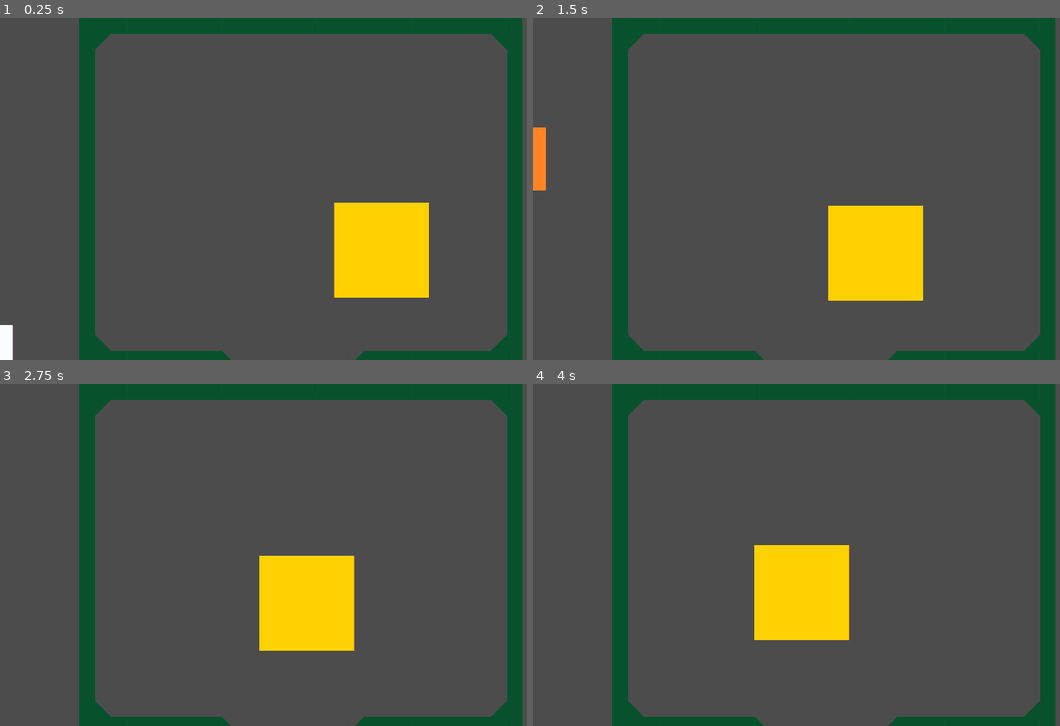
Above: before the commit, frames 1-4 (two rows, left to right).
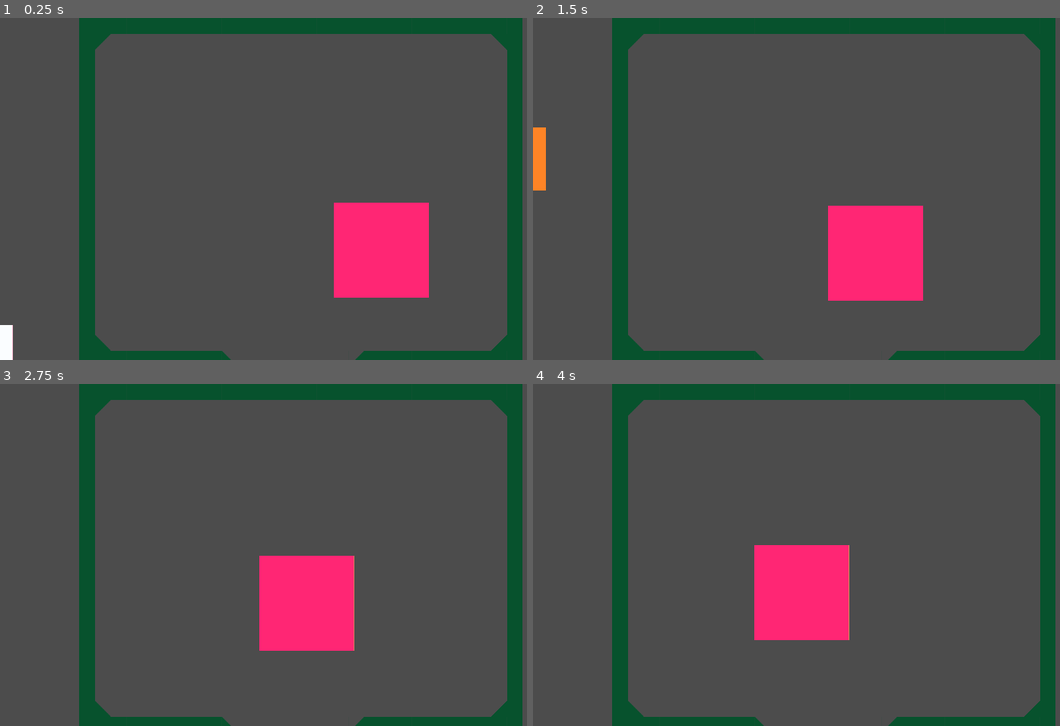
Above: after the commit, the same moments.

Repository: bl-rd/solitude
Game: Godot game, scene res://Src/Levels/Battle1.tscn
Two runs of this game, one before a commit and one after it. Both use one fixed random seed, a clock stepped at 60 frames per second and the inputs below. This scene is started directly instead of the project's main scene.
Inputs:
- Up to frame 1 (0.25 s): no input
- Up to frame 2 (1.5 s): hold Up (move_up) from 0.53 s (still down); tap A (move_dodge) at 0.6, 1.35 s
- Up to frame 3 (2.75 s): release Up (move_up) at 2.03 s; hold Left (move_left) from 2.03 s (still down); tap A (move_dodge) at 2.1 s
- Up to frame 4 (4 s): tap A (move_dodge) at 2.85, 3.6 s; release Left (move_left) at 3.53 s; hold Down (move_down) from 3.53 s (still down)

The runs differ from the first frame. In frame 1, 5.0% of the frame differs, in the area x 63-82%, y 54-82%; in frame 2, 5.0%; in frame 3, 5.0%; in frame 4, 5.0%.

Commit message:
Add some death infliction from the first boss

Diff:
--- a/Src/BossOne.gd
+++ b/Src/BossOne.gd
@@ -6,10 +6,15 @@
 
 var velocity: = Vector2()
 
+var player_in_danger_zone: = false
+
+signal hit
+
 var state = STATE.IDLE
 enum STATE {
 	IDLE,
-	WALKING
+	WALKING,
+	ZAPPING
 }
 
 
@@ -24,14 +29,48 @@
 func _handle_state():
 	match state:
 		STATE.IDLE:
-			pass
+			$AnimatedSprite.play("idle")
 		STATE.WALKING:
+			$AnimatedSprite.play("walk")
 			if target == Vector2.ZERO:
 				return
 			velocity = position.direction_to(target) * speed
-			if position.distance_to(target) > chase_distance:
-				velocity = move_and_slide(velocity)
+			velocity = move_and_slide(velocity)
+		STATE.ZAPPING:
+			$AnimatedSprite.play("zap")
+			if $ZapTimer.is_stopped():
+				print("Annnnnd...")
+				$ZapTimer.start()
+
+
+func is_in_chase_distance() -> bool:
+	return position.distance_to(target) > chase_distance
 
 
 func _switch_state(new_state: int) -> void:
 	state = new_state if new_state != state else state
+
+
+# Player is in the danger zone!
+func _on_DangerZone_body_entered(body: Node) -> void:
+	if body.name != "Player":
+		return
+	player_in_danger_zone = true
+	_switch_state(STATE.ZAPPING)
+
+
+# Player has left the danger zone!
+func _on_DangerZone_body_exited(body: Node) -> void:
+	if body.name != "Player":
+		return
+	player_in_danger_zone = false
+
+
+# Zap the player if they are still in the danger zone
+func _on_ZapTimer_timeout() -> void:
+	if player_in_danger_zone:
+		emit_signal("hit")
+		_switch_state(STATE.IDLE)
+	else:
+		_switch_state(STATE.WALKING)
+	$ZapTimer.stop()
--- a/Src/BossOne.tscn
+++ b/Src/BossOne.tscn
@@ -18,6 +18,11 @@
 atlas = ExtResource( 1 )
 region = Rect2( 150, 0, 150, 150 )
 
+[sub_resource type="AtlasTexture" id=7]
+flags = 4
+atlas = ExtResource( 1 )
+region = Rect2( 300, 0, 150, 150 )
+
 [sub_resource type="SpriteFrames" id=5]
 animations = [ {
 "frames": [ SubResource( 2 ) ],
@@ -34,10 +39,18 @@
 "loop": true,
 "name": "hit",
 "speed": 5.0
+}, {
+"frames": [ SubResource( 7 ) ],
+"loop": true,
+"name": "zap",
+"speed": 5.0
 } ]
 
 [sub_resource type="RectangleShape2D" id=1]
 extents = Vector2( 74.4296, 73.9119 )
+
+[sub_resource type="RectangleShape2D" id=6]
+extents = Vector2( 113.673, 105.426 )
 
 [node name="BossOne" type="KinematicBody2D"]
 position = Vector2( 0, -152.45 )
@@ -49,7 +62,19 @@
 
 [node name="AnimatedSprite" type="AnimatedSprite" parent="."]
 frames = SubResource( 5 )
-animation = "idle"
+animation = "zap"
 
 [node name="CollisionShape2D" type="CollisionShape2D" parent="."]
 shape = SubResource( 1 )
+
+[node name="DangerZone" type="Area2D" parent="."]
+
+[node name="CollisionShape2D" type="CollisionShape2D" parent="DangerZone"]
+shape = SubResource( 6 )
+
+[node name="ZapTimer" type="Timer" parent="."]
+wait_time = 0.6
+one_shot = true
+[connection signal="body_entered" from="DangerZone" to="." method="_on_DangerZone_body_entered"]
+[connection signal="body_exited" from="DangerZone" to="." method="_on_DangerZone_body_exited"]
+[connection signal="timeout" from="ZapTimer" to="." method="_on_ZapTimer_timeout"]
--- a/Src/Levels/Battle1.tscn
+++ b/Src/Levels/Battle1.tscn
@@ -6,7 +6,7 @@
 [ext_resource path="res://Src/BossOne.tscn" type="PackedScene" id=4]
 
 [sub_resource type="RectangleShape2D" id=1]
-extents = Vector2( 186.207, 31.0879 )
+extents = Vector2( 174.227, 22.4675 )
 
 [node name="Battle1" type="Node2D"]
 script = ExtResource( 3 )
@@ -22,7 +22,7 @@
 position = Vector2( 927.154, 1069.86 )
 
 [node name="ExitBottom" type="Area2D" parent="."]
-position = Vector2( 922.14, 1069.72 )
+position = Vector2( 925.708, 1091.13 )
 __meta__ = {
 "_edit_group_": true
 }
@@ -34,3 +34,4 @@
 position = Vector2( 1228.65, 726.97 )
 [connection signal="body_entered" from="ExitBottom" to="." method="_on_ExitBottom_body_entered"]
 [connection signal="body_exited" from="ExitBottom" to="." method="_on_ExitBottom_body_exited"]
+[connection signal="hit" from="BossOne" to="Player" method="_on_BossOne_hit"]
--- a/Src/Player.gd
+++ b/Src/Player.gd
@@ -2,6 +2,7 @@
 
 const FLOOR_NORMAL: Vector2 = Vector2.ZERO
 const SPEED: = 300.0
+const RESET_SCENE_PATH: = "res://Src/Levels/Entrance.tscn"
 
 export var speed: = Global.PLAYER_SPEED
 
@@ -16,7 +17,8 @@
 enum STATE {
 	IDLE,
 	WALKING,
-	DODGE
+	DODGE,
+	DEAD
 }
 
 
@@ -74,6 +76,10 @@
 				$DodgeTimer.start()
 			can_dodge = false
 			_velocity = move_and_slide(dodge_direction)
+		STATE.DEAD:
+			$Animation.play("dead")
+			if $DeathTimer.is_stopped():
+				$DeathTimer.start()
 
 
 # Helper function to determine if any move button is being pressed
@@ -104,3 +110,12 @@
 func _on_DodgeReset_timeout() -> void:
 	$DodgeReset.stop()
 	can_dodge = true
+
+
+func _on_BossOne_hit() -> void:
+	_switch_state(STATE.DEAD)
+
+
+# Reset the game loop
+func _on_DeathTimer_timeout() -> void:
+	Global.goto_scene(RESET_SCENE_PATH)
--- a/Src/Player.tscn
+++ b/Src/Player.tscn
@@ -7,11 +7,6 @@
 flags = 4
 atlas = ExtResource( 1 )
 region = Rect2( 0, 0, 40, 100 )
-
-[sub_resource type="AtlasTexture" id=2]
-flags = 4
-atlas = ExtResource( 1 )
-region = Rect2( 120, 0, 40, 100 )
 
 [sub_resource type="AtlasTexture" id=3]
 flags = 4
@@ -28,16 +23,16 @@
 atlas = ExtResource( 1 )
 region = Rect2( 40, 0, 40, 100 )
 
+[sub_resource type="AtlasTexture" id=2]
+flags = 4
+atlas = ExtResource( 1 )
+region = Rect2( 120, 0, 40, 100 )
+
 [sub_resource type="SpriteFrames" id=6]
 animations = [ {
 "frames": [ SubResource( 1 ) ],
 "loop": true,
 "name": "idle",
-"speed": 5.0
-}, {
-"frames": [ SubResource( 2 ) ],
-"loop": true,
-"name": "block",
 "speed": 5.0
 }, {
 "frames": [ SubResource( 3 ) ],
@@ -54,6 +49,11 @@
 "loop": true,
 "name": "attack",
 "speed": 5.0
+}, {
+"frames": [ SubResource( 2 ) ],
+"loop": true,
+"name": "dead",
+"speed": 5.0
 } ]
 
 [sub_resource type="RectangleShape2D" id=7]
@@ -69,7 +69,7 @@
 
 [node name="Animation" type="AnimatedSprite" parent="."]
 frames = SubResource( 6 )
-animation = "block"
+animation = "dead"
 
 [node name="CollisionShape2D" type="CollisionShape2D" parent="."]
 shape = SubResource( 7 )
@@ -81,6 +81,10 @@
 
 [node name="DodgeReset" type="Timer" parent="."]
 wait_time = 0.5
+
+[node name="DeathTimer" type="Timer" parent="."]
+one_shot = true
 [connection signal="tween_all_completed" from="DodgeTween" to="." method="_on_DodgeTween_tween_all_completed"]
 [connection signal="timeout" from="DodgeTimer" to="." method="_on_DodgeTimer_timeout"]
 [connection signal="timeout" from="DodgeReset" to="." method="_on_DodgeReset_timeout"]
+[connection signal="timeout" from="DeathTimer" to="." method="_on_DeathTimer_timeout"]
Not shown: 1 places in Src/BossOne.tscn that only renumber resources
